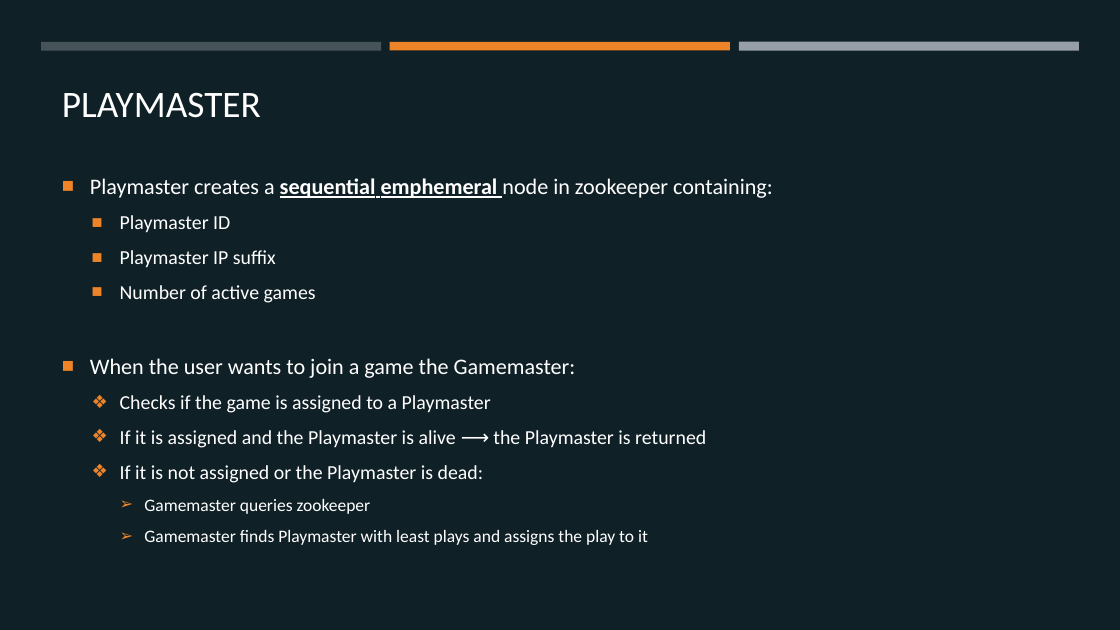
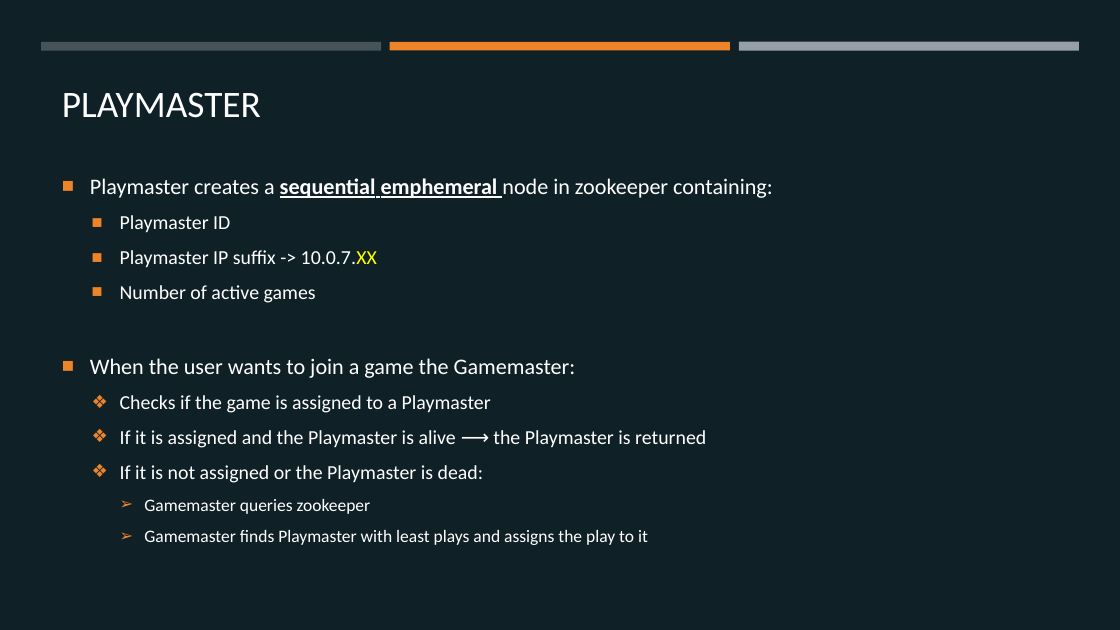
Before and after one commit to margaeor/COMP414-Distributed-Systems, a slide deck: slide 17 of presentation/Distributed.pptx (slide 12 before the commit). Drawn at 1120x630 pixels with LibreOffice and Linux fonts; fonts in the diff are those of the drawing. Boxes give left, top, right and bottom in pixels: in the first picture for what was removed or moved away, otherwise in the second. Text is boxed around its words. In the diff, an @@ line names an element or a change of style, - is before the commit and + after.

```diff
--- a/presentation/Distributed.pptx
+++ b/presentation/Distributed.pptx
@@ text at [120,250,377,268]: text changed @@
-  ■ Playmaster IP suffix
+  ■ Playmaster IP suffix -> 10.0.7.XX
```
Also in this commit, not shown: 1 other slide changed.
